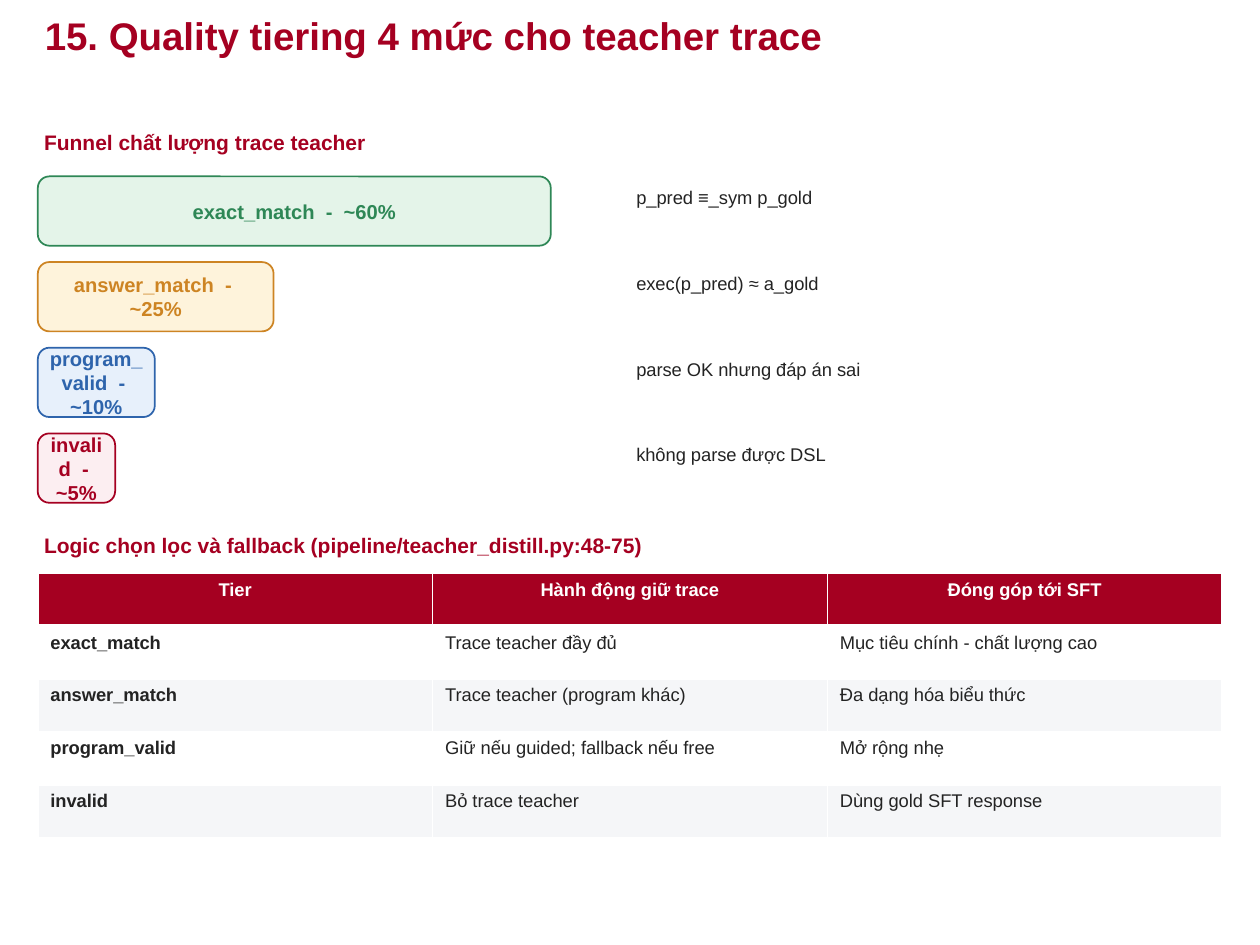
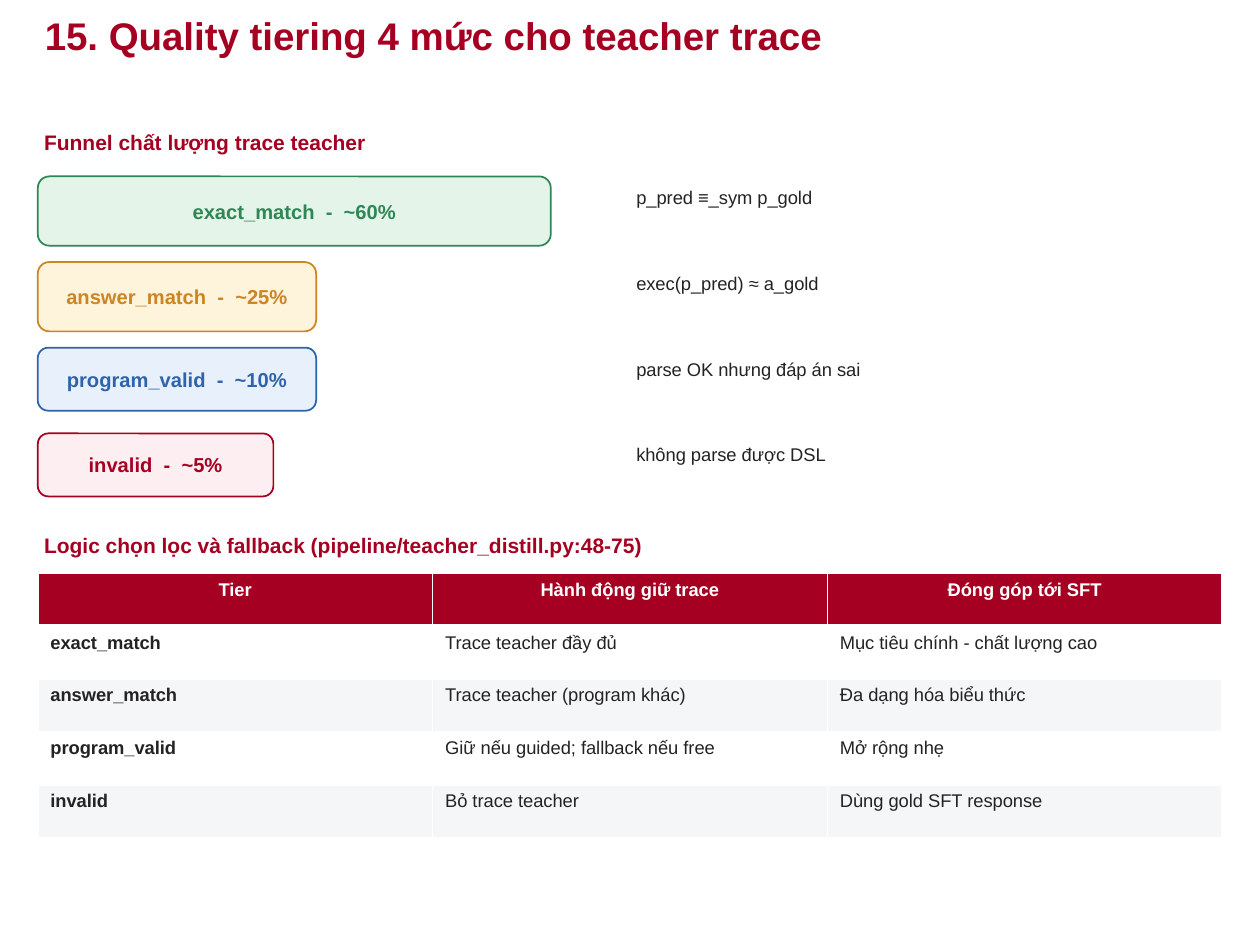
Before and after one commit to thanhduc1102/Knowledge_distill_VIQA, a slide deck: slide 18 of docs/generated/VLSP2025_KD_NumQA_Slides_HUST_chinh_sua.pptx (slide 17 before the commit). Drawn at 1260x945 pixels with LibreOffice and Linux fonts; fonts in the diff are those of the drawing; background and template pictures are left out. Boxes give left, top, right and bottom in pixels: in the first picture for what was removed or moved away, otherwise in the second. Text is boxed around its words. In the diff, an @@ line names an element or a change of style, - is before the commit and + after.

```diff
--- a/docs/generated/VLSP2025_KD_NumQA_Slides_HUST_chinh_sua.pptx
+++ b/docs/generated/VLSP2025_KD_NumQA_Slides_HUST_chinh_sua.pptx
@@ rounded rectangle "answer_match - ~25%": place and size @@
-rounded rectangle "answer_match - ~25%" at [38, 262, 273, 331]
+rounded rectangle "answer_match - ~25%" at [38, 262, 316, 331]
@@ rounded rectangle "program_valid - ~10%": place and size @@
-rounded rectangle "program_valid - ~10%" at [38, 348, 155, 417]
+rounded rectangle "program_valid - ~10%" at [38, 348, 316, 411]
@@ rounded rectangle "invalid - ~5%": place and size @@
-rounded rectangle "invalid - ~5%" at [38, 433, 115, 503]
+rounded rectangle "invalid - ~5%" at [38, 433, 273, 496]
```
Also in this commit, not shown: 4 other slides changed, 2 slides added, 1 slide removed, 23 other files.
